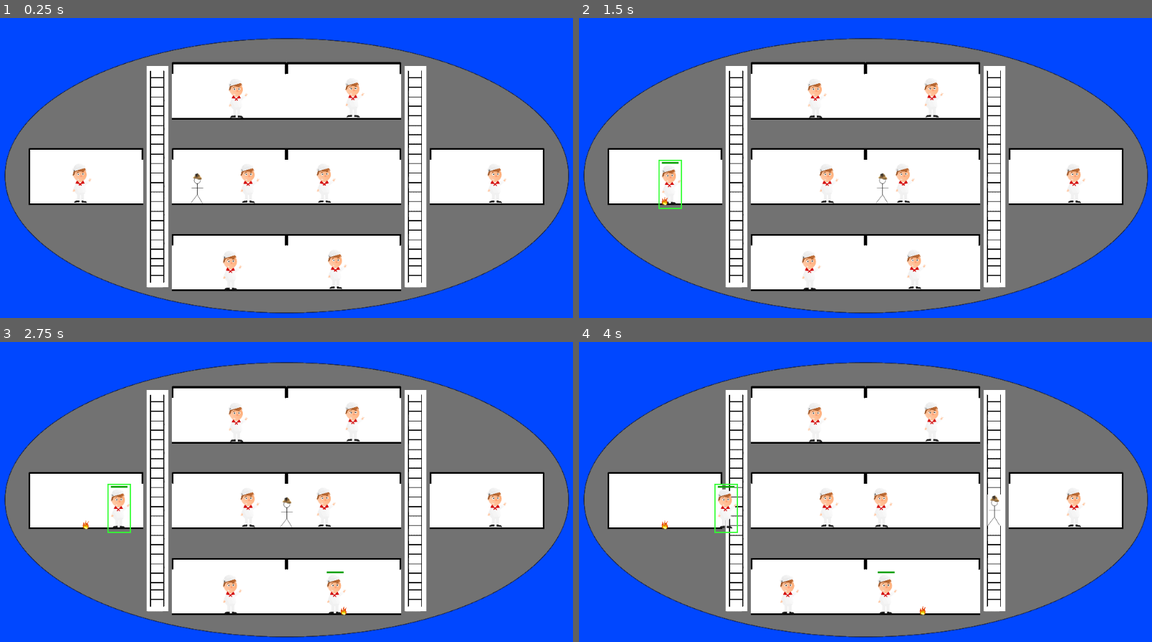
Above: before the commit, frames 1-4 (two rows, left to right).
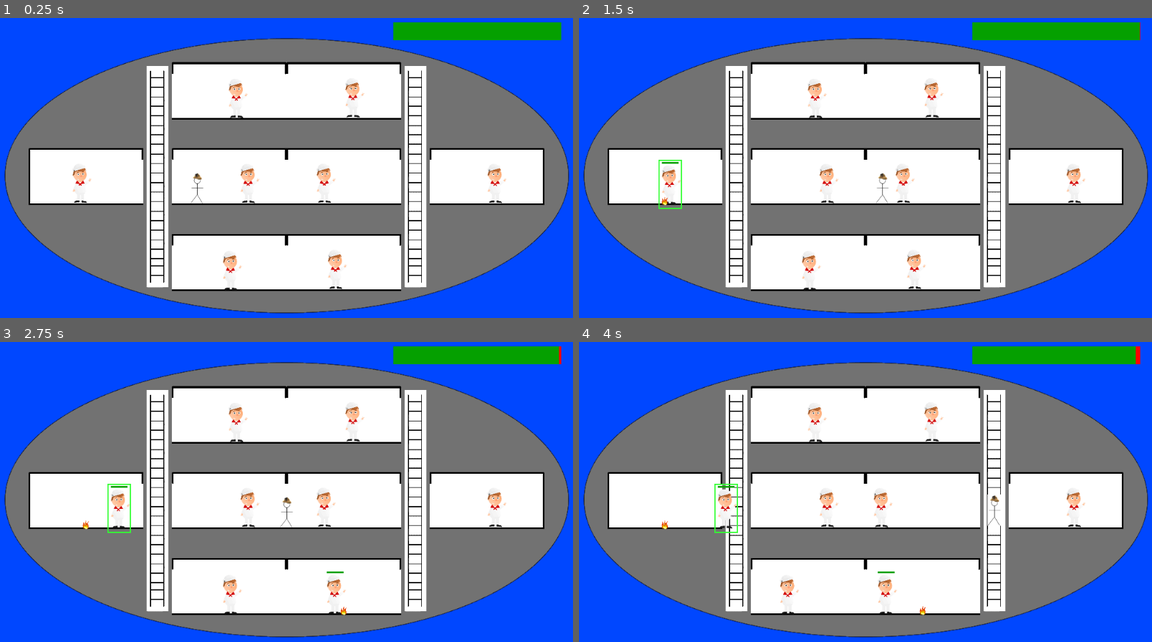
Above: after the commit, the same moments.

Repository: danielcannell/deep-clue-sea
Game: Godot game, scene res://Main.tscn
Two runs of this game, one before a commit and one after it. Both use one fixed random seed, a clock stepped at 60 frames per second and the inputs below.
Inputs (mouse positions are in pixels of both pictures, inside the frame that each line leads up to):
- Up to frame 1 (0.25 s): no input
- Up to frame 2 (1.5 s): tap Enter at 0.5 s; move the mouse to (664, 177) at 0.52 s; hold D (move_right) from 0.53 s (still down); click (664, 177) at 0.67 s; tap Space (jump) at 0.77 s; move the mouse to (922, 90) at 1.27 s; click (922, 90) at 1.42 s
- Up to frame 3 (2.75 s): tap Space (jump) at 1.52 s; move the mouse to (343, 501) at 2.02 s; release D (move_right) at 2.03 s; hold A (move_left) from 2.03 s (still down); click (343, 501) at 2.17 s
- Up to frame 4 (4 s): move the mouse to (922, 585) at 2.77 s; release A (move_left) at 2.78 s; hold D (move_right) from 2.78 s (still down); click (922, 585) at 2.92 s; tap Space (jump) at 3.02, 3.77 s; move the mouse to (808, 414) at 3.52 s; click (808, 414) at 3.67 s

The runs differ from the first frame. In frame 1, 1.8% of the frame differs, in the area x 68-98%, y 1-8%; in frame 2, 1.8%; in frame 3, 1.8%; in frame 4, 1.8%.

Commit message:
Add submarine health bar

Diff:
--- a/Main.tscn
+++ b/Main.tscn
@@ -1,12 +1,17 @@
-[gd_scene load_steps=3 format=2]
+[gd_scene load_steps=4 format=2]
 
 [ext_resource path="res://submarine/Submarine.tscn" type="PackedScene" id=1]
 [ext_resource path="res://hud/HUD.tscn" type="PackedScene" id=2]
+[ext_resource path="res://hud/HUD.gd" type="Script" id=3]
 
-[node name="Main" type="Node" index="0"]
+[node name="Main" type="Node"]
 
 [node name="Submarine" parent="." index="0" instance=ExtResource( 1 )]
 
 scale = Vector2( 0.2, 0.2 )
 
 [node name="HUD" parent="." index="1" instance=ExtResource( 2 )]
+
+script = ExtResource( 3 )
+
+[connection signal="hitpoints_update" from="Submarine" to="HUD" method="_on_Submarine_hitpoints_update"]
--- /dev/null
+++ b/hud/HUD.gd
@@ -0,0 +1,4 @@
+extends CanvasLayer
+
+func _on_Submarine_hitpoints_update(hp):
+    get_node("Healthbar/Green").set_scale(Vector2(hp / 100.0, 1))
--- a/hud/HUD.tscn
+++ b/hud/HUD.tscn
@@ -1,6 +1,8 @@
-[gd_scene format=2]
+[gd_scene load_steps=2 format=2]
 
-[node name="CanvasLayer" type="CanvasLayer" index="0"]
+[ext_resource path="res://crewmen/Healthbar.gd" type="Script" id=1]
+
+[node name="CanvasLayer" type="CanvasLayer"]
 
 layer = 1
 offset = Vector2( 0, 0 )
@@ -8,24 +10,47 @@
 scale = Vector2( 1, 1 )
 transform = Transform2D( 1, 0, 0, 1, 0, 0 )
 
-[node name="Test" type="Label" parent="." index="0"]
+[node name="Healthbar" type="Node2D" parent="." index="0"]
 
-visible = false
+position = Vector2( 852.749, 30.8964 )
+script = ExtResource( 1 )
+_sections_unfolded = [ "Transform" ]
+__meta__ = {
+"_edit_group_": true
+}
+
+[node name="Red" type="ColorRect" parent="Healthbar" index="0"]
+
 anchor_left = 0.0
 anchor_top = 0.0
 anchor_right = 0.0
 anchor_bottom = 0.0
-margin_left = 920.0
-margin_top = 440.0
-margin_right = 1007.0
-margin_bottom = 454.0
+margin_left = -150.0
+margin_right = 150.0
+margin_bottom = 32.0
 rect_pivot_offset = Vector2( 0, 0 )
 rect_clip_content = false
-mouse_filter = 2
+mouse_filter = 0
 mouse_default_cursor_shape = 0
 size_flags_horizontal = 1
-size_flags_vertical = 4
-text = "This is a label"
-percent_visible = 1.0
-lines_skipped = 0
-max_lines_visible = -1
+size_flags_vertical = 1
+color = Color( 1, 0, 0, 1 )
+_sections_unfolded = [ "Rect" ]
+
+[node name="Green" type="ColorRect" parent="Healthbar" index="1"]
+
+anchor_left = 0.0
+anchor_top = 0.0
+anchor_right = 0.0
+anchor_bottom = 0.0
+margin_left = -150.0
+margin_right = 150.0
+margin_bottom = 32.0
+rect_pivot_offset = Vector2( 0, 0 )
+rect_clip_content = false
+mouse_filter = 0
+mouse_default_cursor_shape = 0
+size_flags_horizontal = 1
+size_flags_vertical = 1
+color = Color( 0.0196533, 0.628906, 0, 1 )
+_sections_unfolded = [ "Rect" ]
